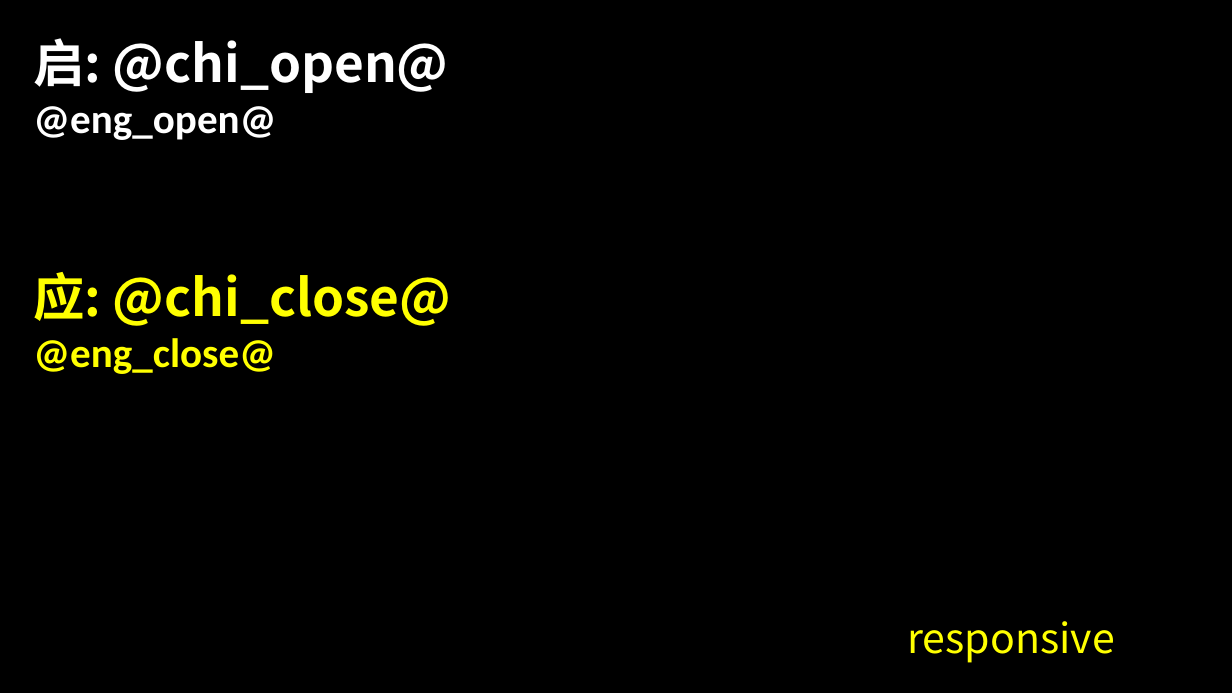
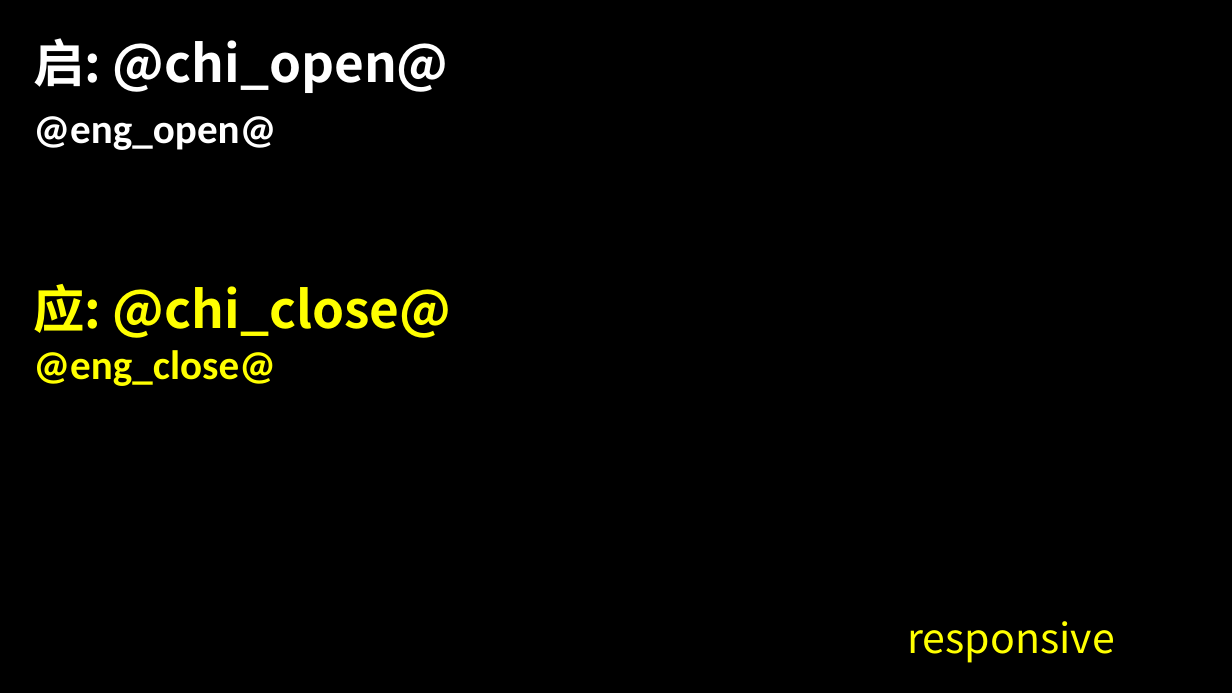
Before and after one commit to DrakonDarquesse/bvpg, a slide deck: slide 2 of api/template/responsive_reading.pptx. Drawn at 1232x693 pixels with LibreOffice and Linux fonts; fonts in the diff are those of the drawing. Boxes give left, top, right and bottom in pixels: in the first picture for what was removed or moved away, otherwise in the second. Text is boxed around its words. In the diff, an @@ line names an element or a change of style, - is before the commit and + after.

Commit message:
fix(template): change style without breaking the template

```diff
--- a/api/template/responsive_reading.pptx
+++ b/api/template/responsive_reading.pptx
@@ text "启: @chi_open@" rewrapped from [33,38,451,374] to [33,38,451,386] @@
```
